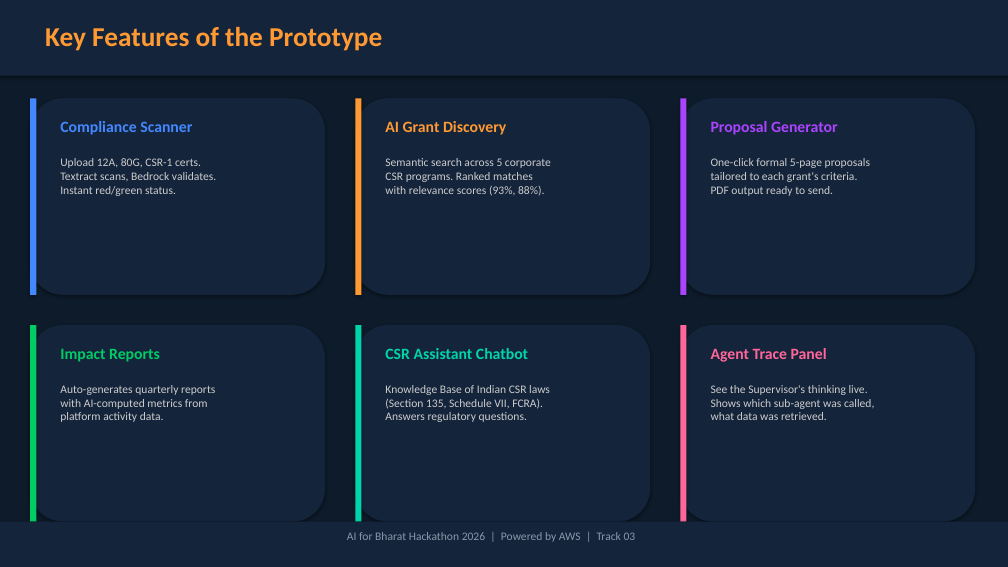
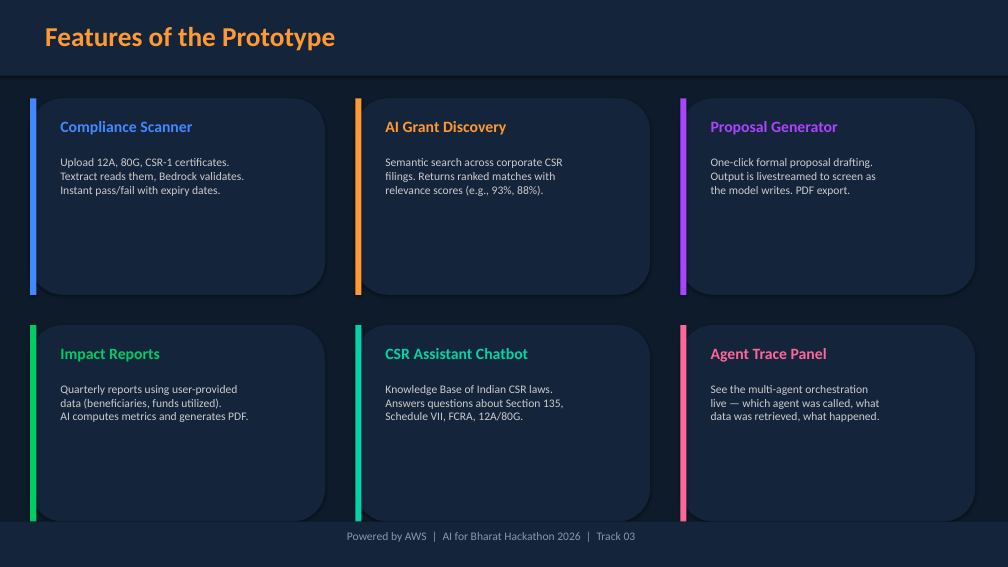
Before and after one commit to Sid-V5/NidhiAi, a slide deck: slide 4 of NidhiAI_Prototype_Submission.pptx. Drawn at 1008x567 pixels with LibreOffice and Linux fonts; fonts in the diff are those of the drawing. Boxes give left, top, right and bottom in pixels: in the first picture for what was removed or moved away, otherwise in the second. Text is boxed around its words. In the diff, an @@ line names an element or a change of style, - is before the commit and + after.

```diff
--- a/NidhiAI_Prototype_Submission.pptx
+++ b/NidhiAI_Prototype_Submission.pptx
@@ text at bbox=[45, 27, 335, 51]: text changed @@
-Key Features of the Prototype
+Features of the Prototype
@@ text at bbox=[60, 158, 244, 196]: text changed @@
-Upload 12A, 80G, CSR-1 certs.
-Textract scans, Bedrock validates.
-Instant red/green status.
+Upload 12A, 80G, CSR-1 certificates.
+Textract reads them, Bedrock validates.
+Instant pass/fail with expiry dates.
@@ text at bbox=[385, 158, 563, 196]: text changed @@
-Semantic search across 5 corporate
-CSR programs. Ranked matches
-with relevance scores (93%, 88%).
+Semantic search across corporate CSR
+filings. Returns ranked matches with
+relevance scores (e.g., 93%, 88%).
@@ text at bbox=[711, 158, 876, 196]: text changed @@
-One-click formal 5-page proposals
-tailored to each grant's criteria.
-PDF output ready to send.
+One-click formal proposal drafting.
+Output is livestreamed to screen as
+the model writes. PDF export.
@@ text at bbox=[60, 385, 248, 422]: text changed @@
-Auto-generates quarterly reports
-with AI-computed metrics from
-platform activity data.
+Quarterly reports using user-provided
+data (beneficiaries, funds utilized).
+AI computes metrics and generates PDF.
@@ text at bbox=[385, 385, 563, 421]: text changed @@
-Knowledge Base of Indian CSR laws
-(Section 135, Schedule VII, FCRA).
-Answers regulatory questions.
+Knowledge Base of Indian CSR laws.
+Answers questions about Section 135,
+Schedule VII, FCRA, 12A/80G.
@@ text at bbox=[711, 385, 880, 422]: text changed @@
-See the Supervisor's thinking live.
-Shows which sub-agent was called,
-what data was retrieved.
+See the multi-agent orchestration
+live — which agent was called, what
+data was retrieved, what happened.
@@ text at bbox=[347, 532, 636, 542]: text changed @@
-AI for Bharat Hackathon 2026 | Powered by AWS | Track 03
+Powered by AWS | AI for Bharat Hackathon 2026 | Track 03
```
Also in this commit, not shown: 13 other slides changed, 10 other files.
